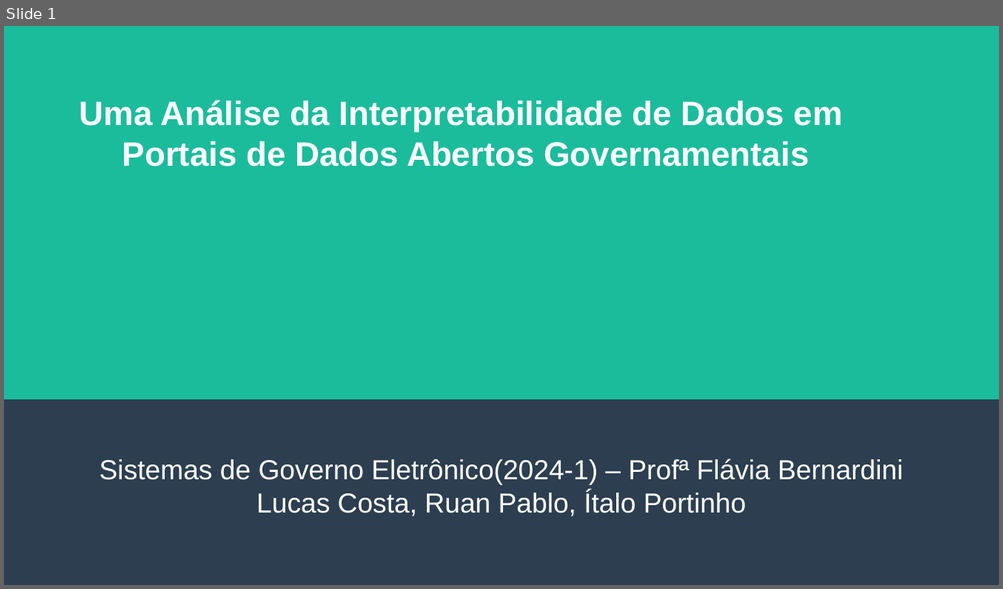
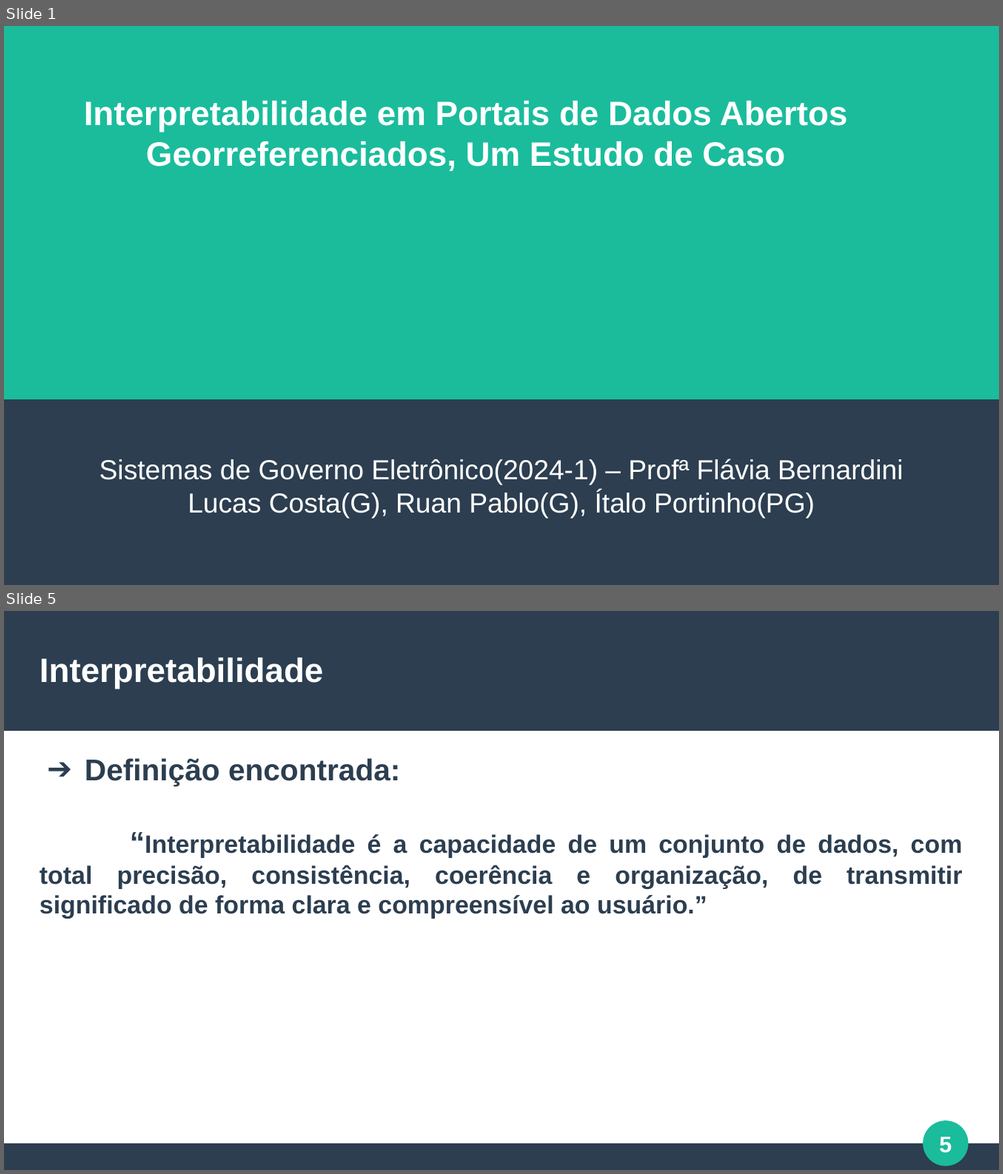
Before and after one commit to italoportinho/trabalho-egov-2024-1, a slide deck: trabalho-pratico/apresentacao_trabalho_pratico_EGOV_2024-1.pptx. Shown one above the other, each under a label of ours: slide 1 before the commit, slides 1 and 5 after it; the slides between them are not shown. The pictures are 1003x589 and 1003x1174 pixels, drawn with LibreOffice and Linux fonts; fonts in the diff are those of the drawing. Boxes give left, top, right and bottom in pixels: in the first picture for what was removed or moved away, otherwise in the second. Text is boxed around its words. In the diff, an @@ line names an element or a change of style, - is before the commit and + after.

```diff
--- a/trabalho-pratico/apresentacao_trabalho_pratico_EGOV_2024-1.pptx
+++ b/trabalho-pratico/apresentacao_trabalho_pratico_EGOV_2024-1.pptx
@@ slide 5 added at [4, 611, 999, 1170], background #FFFFFF @@
@@ rectangle added at [4, 611, 999, 731], fill #2C3E50 @@
@@ text added at [40, 658, 323, 689], 27 pt, text #FFFFFF, bold @@
+Interpretabilidade
@@ text added at [40, 758, 962, 919], 20 pt, text #2C3E50, bold @@
+➔ Definição encontrada:
+“Interpretabilidade é a capacidade de um conjunto de dados, com total precisão, consistência, coerência e organização, de transmitir significado de forma clara e compreensível ao usuário.”
@@ ellipse added at [924, 1122, 968, 1166], fill #1ABC9C, outline #1ABC9C 0.85 pt @@
@@ page number added at [939, 1137, 951, 1153], 18 pt, text #FFFFFF, bold @@
+5
@@ rectangle added at [4, 1145, 999, 1170], fill #2C3E50 @@
@@ slide 1 changed as well @@
@@ text at [84, 101, 848, 171]: text changed @@
-Uma Análise da Interpretabilidade de Dados em
-Portais de Dados Abertos Governamentais
+Interpretabilidade em Portais de Dados Abertos Georreferenciados, Um Estudo de Caso
@@ text at [188, 491, 814, 518]: text changed @@
-Lucas Costa, Ruan Pablo, Ítalo Portinho
+Lucas Costa(G), Ruan Pablo(G), Ítalo Portinho(PG)
```
Also in this commit, not shown: 37 other slides changed, 17 other slides added, 2 slides removed.
